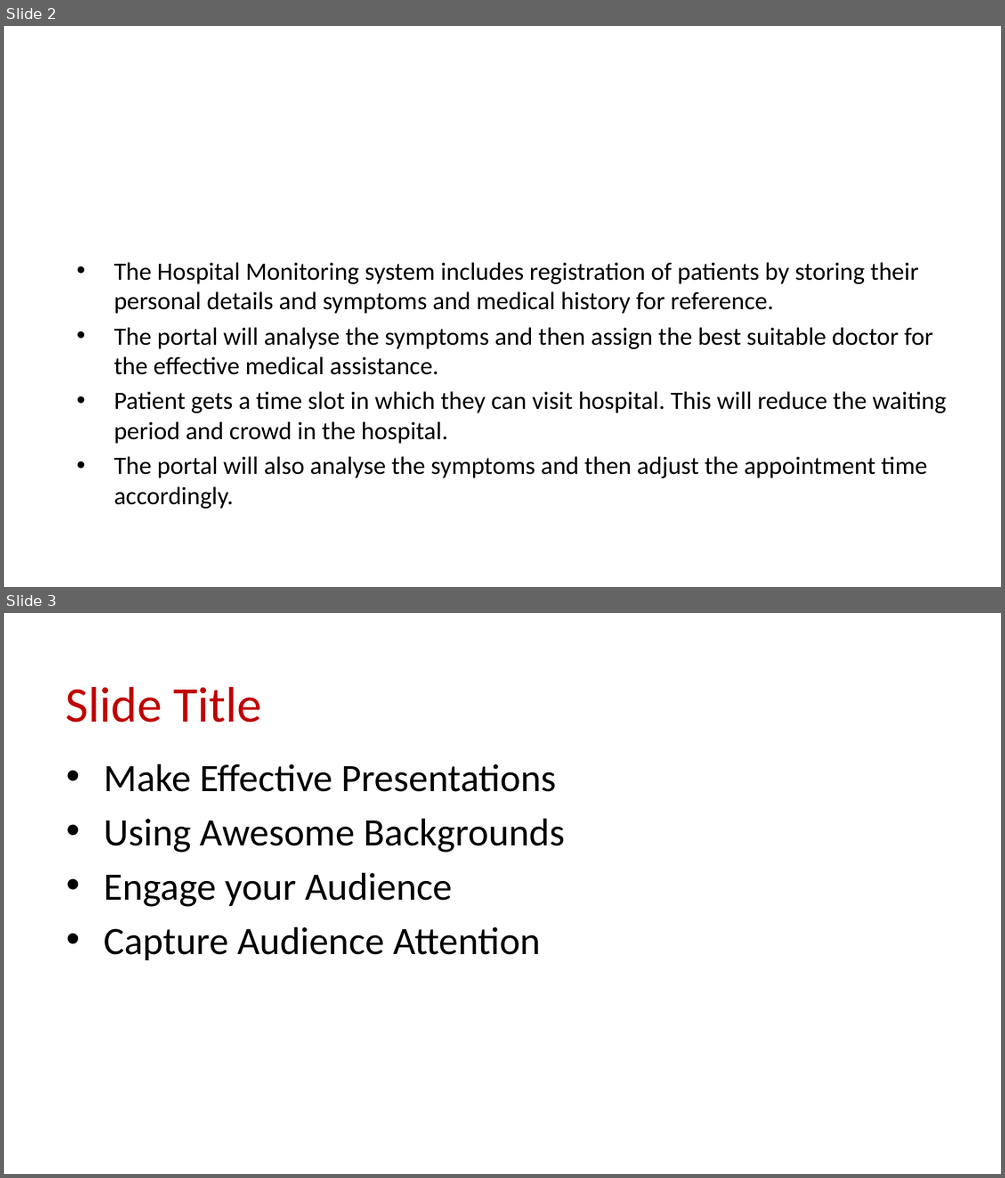
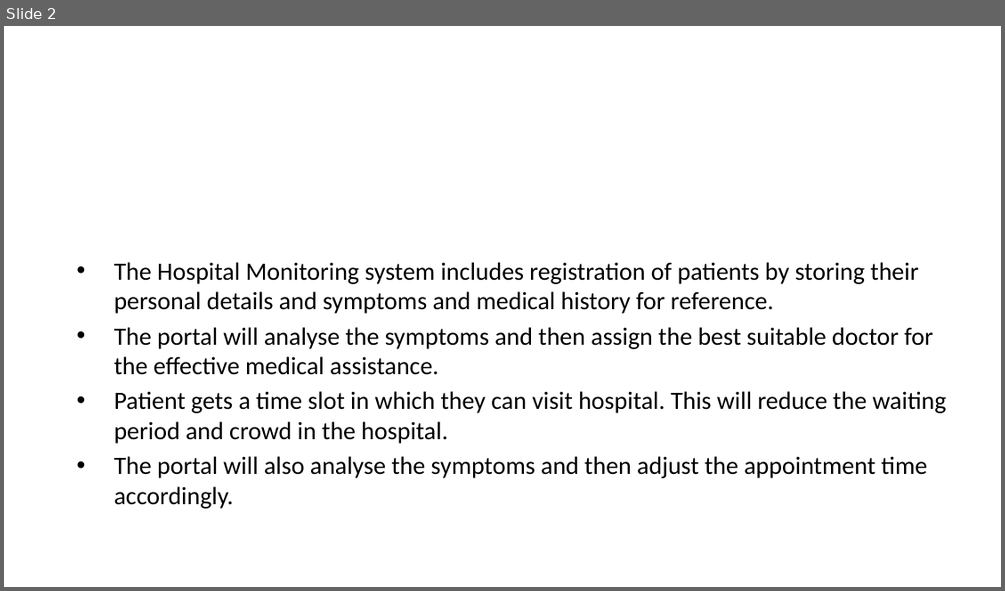
Before and after one commit to shereen3351/project1, a slide deck: ppt.pptx. Shown one above the other, each under a label of ours: slides 2 and 3 before the commit, slide 2 after it. The pictures are 1005x1178 and 1005x591 pixels, drawn with LibreOffice and Linux fonts; fonts in the diff are those of the drawing; background and template pictures are left out. Boxes give left, top, right and bottom in pixels: in the first picture for what was removed or moved away, otherwise in the second. Text is boxed around its words. In the diff, an @@ line names an element or a change of style, - is before the commit and + after.

```diff
--- a/ppt.pptx
+++ b/ppt.pptx
@@ slide 3 removed at (x1=4, y1=613, x2=1001, y2=1174), background picture (left out) @@
@@ title removed at (x1=65, y1=687, x2=261, y2=722) @@
-Slide Title
@@ text removed at (x1=104, y1=763, x2=565, y2=960) @@
-• Make Effective Presentations
-• Using Awesome Backgrounds
-• Engage your Audience
-• Capture Audience Attention
```
Also in this commit, not shown: 8 slides added, 2 other slides removed.
